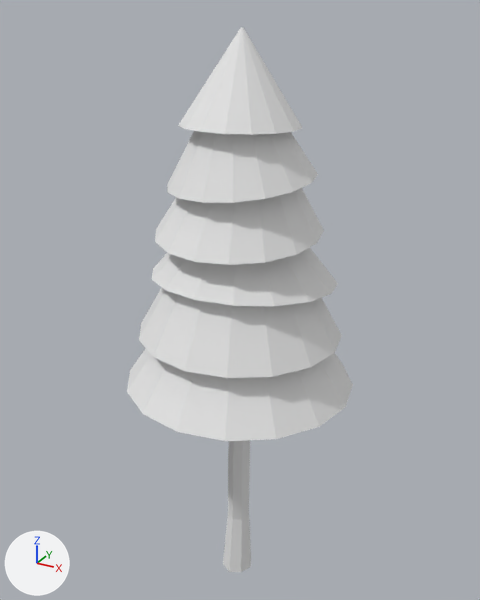
Two versions of the FBX model Blender Assets/Exported Models/pinetree2.fbx, one commit apart.
Camera for both pictures: a 50 mm lens placed at (8.98, -16.22, 15.11), pointed at (-0.19, 0.45, 6.77). Every picture has the same lights, and +X, +Y and +Z are marked at lower left. Where no turn or scale is listed for an object, it has been applied to the vertices.
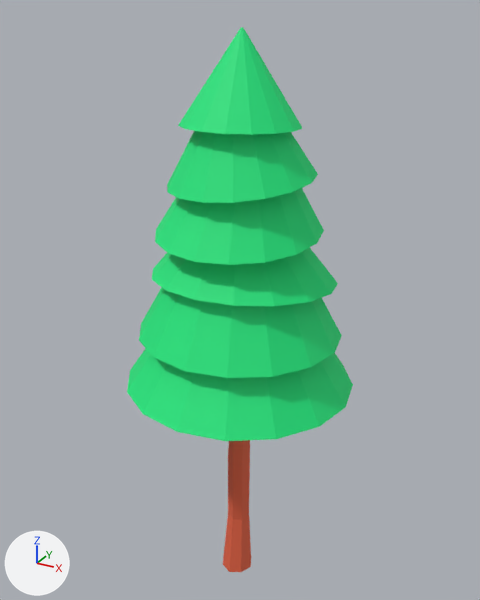
Commit message: pineTree2 modified

Location of each change, [x1, y1, x2, y2] in pixels of the pictures (480 x 600 px):
'Cube', recoloured (white to green): [127, 27, 353, 441] in both
'Cube.001', recoloured: [223, 440, 251, 572] in both

What the commit changed:
Material 'Material' (mat_material) changes colour from white #e7e7e7 to green #18e77e; in linear values from (0.8, 0.8, 0.8) to (0.0091, 0.8, 0.209).
Material 'pinetreeTrunk' (mat_pinetreetrunk) is new.
Its base color is (0.8, 0.127, 0.0567) (orange #e76443).
Its roughness is 0.69.
me_cube_001 has 74 vertices, 72 faces and spans x -0.6..0.5, y -0.6..0.5, z -3.5..12.6.
me_cube_001 no longer uses material mat_material (white #e7e7e7).
me_cube_001 now uses material mat_pinetreetrunk (orange #e76443).
